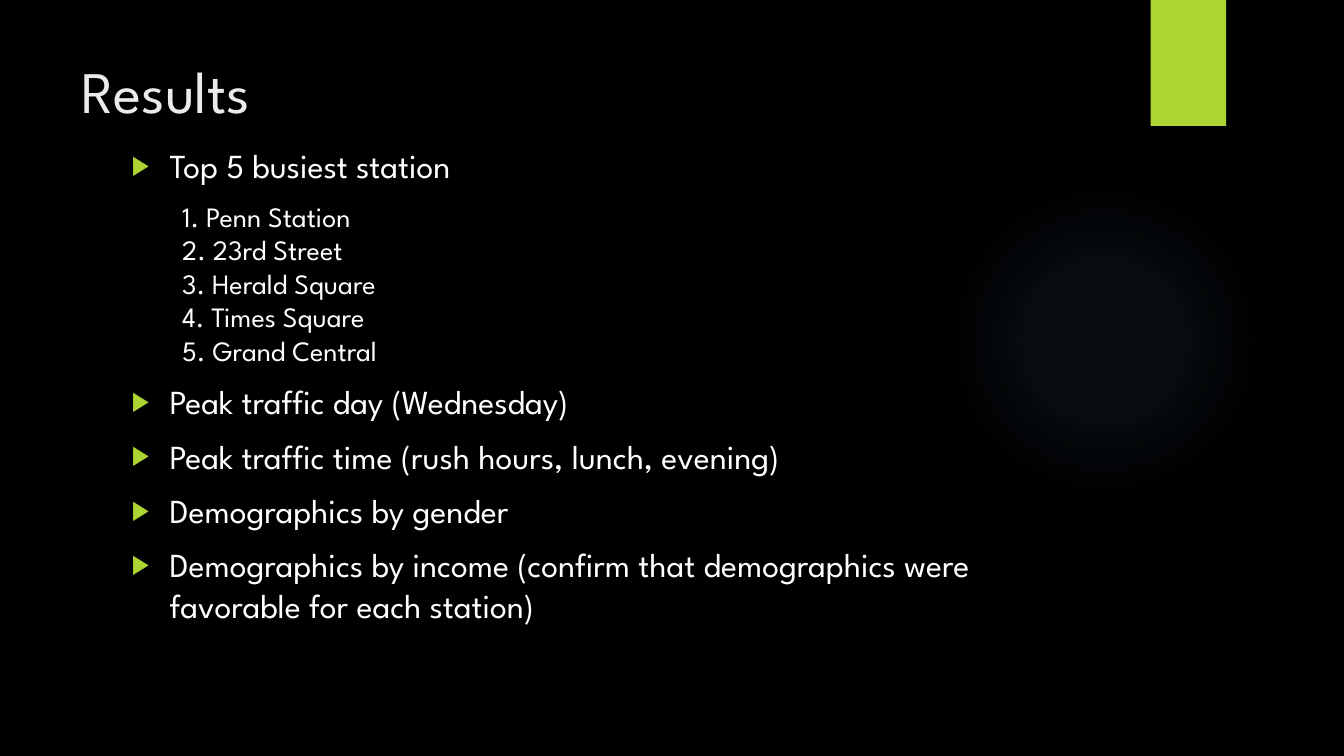
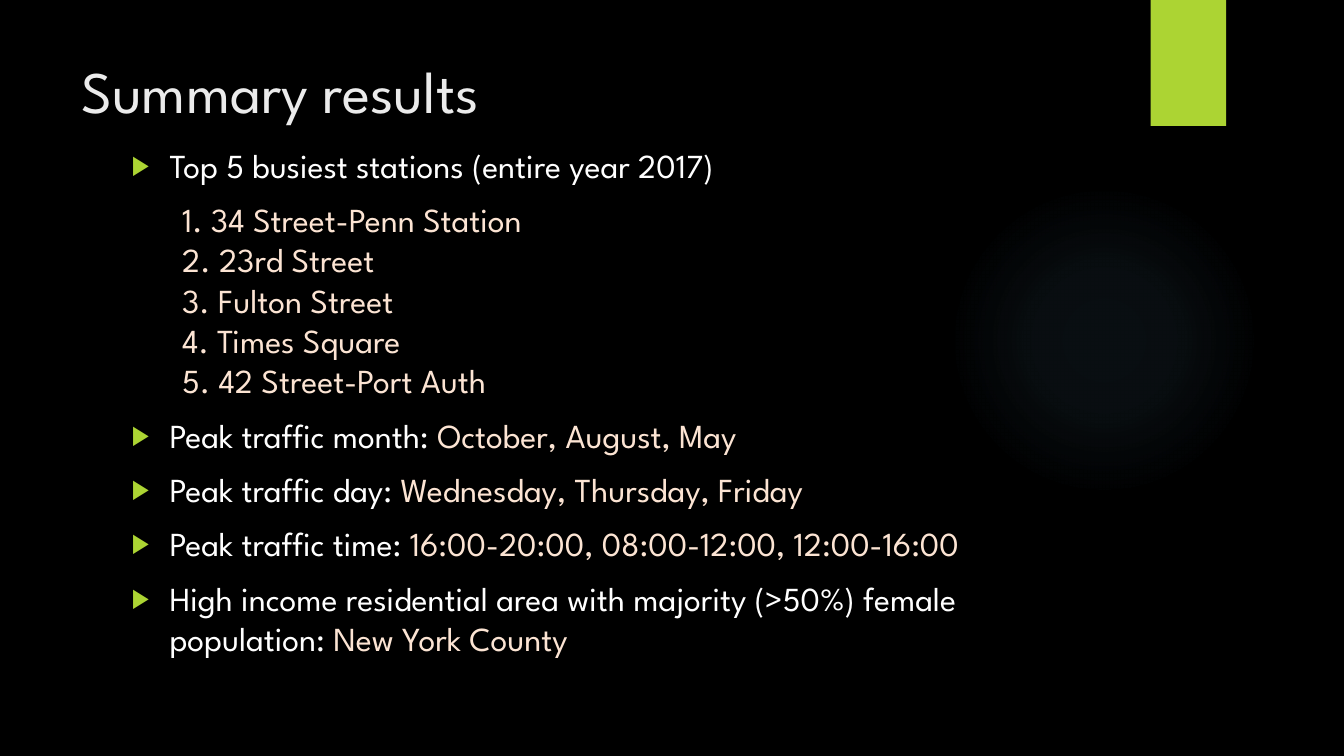
Before and after one commit to JNYH/projectbenson, a slide deck: slide 10 of OptimizeStreetTeamDeployment.pptx (slide 9 before the commit). Drawn at 1344x756 pixels with LibreOffice and Linux fonts; fonts in the diff are those of the drawing; background and template pictures are left out. Boxes give left, top, right and bottom in pixels: in the first picture for what was removed or moved away, otherwise in the second. Text is boxed around its words. In the diff, an @@ line names an element or a change of style, - is before the commit and + after.

```diff
--- a/OptimizeStreetTeamDeployment.pptx
+++ b/OptimizeStreetTeamDeployment.pptx
@@ title at (81,72,479,126): text changed @@
-Results
+Summary results
@@ text at (170,154,959,658): text changed; text colour #FFFFFF to #FCE4D3 @@
-▶ Top 5 busiest station
-  1. Penn Station
-  2. 23rd Street
-  3. Herald Square
-  4. Times Square
-  5. Grand Central
-▶ Peak traffic day (Wednesday)
-▶ Peak traffic time (rush hours, lunch, evening)
-▶ Demographics by gender
-▶ Demographics by income (confirm that demographics were favorable for each station)
+▶ Top 5 busiest stations (entire year 2017)
+  1. 34 Street-Penn Station
+  2. 23rd Street
+  3. Fulton Street
+  4. Times Square
+  5. 42 Street-Port Auth
+▶ Peak traffic month: October, August, May
+▶ Peak traffic day: Wednesday, Thursday, Friday
+▶ Peak traffic time: 16:00-20:00, 08:00-12:00, 12:00-16:00
+▶ High income residential area with majority (>50%) female population: New York County
```
Also in this commit, not shown: 8 other slides changed, 2 slides added, 1 slide removed.
